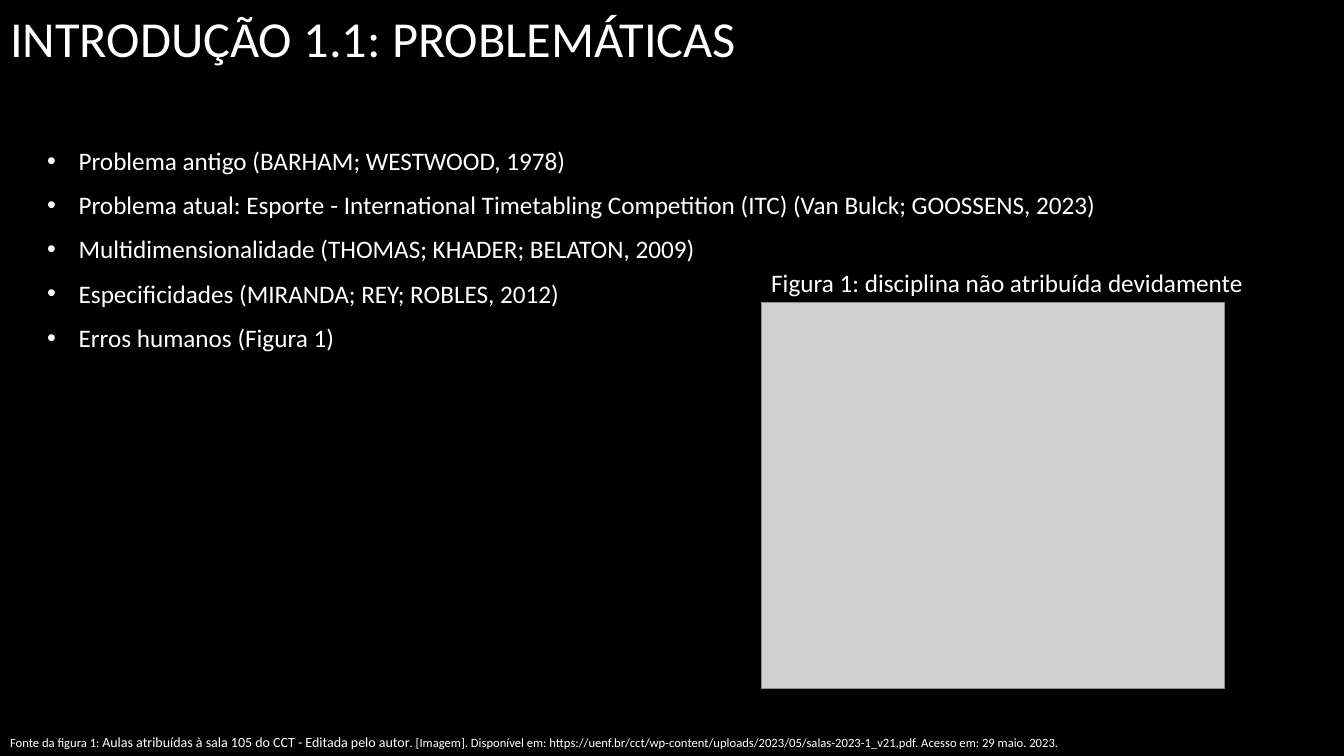
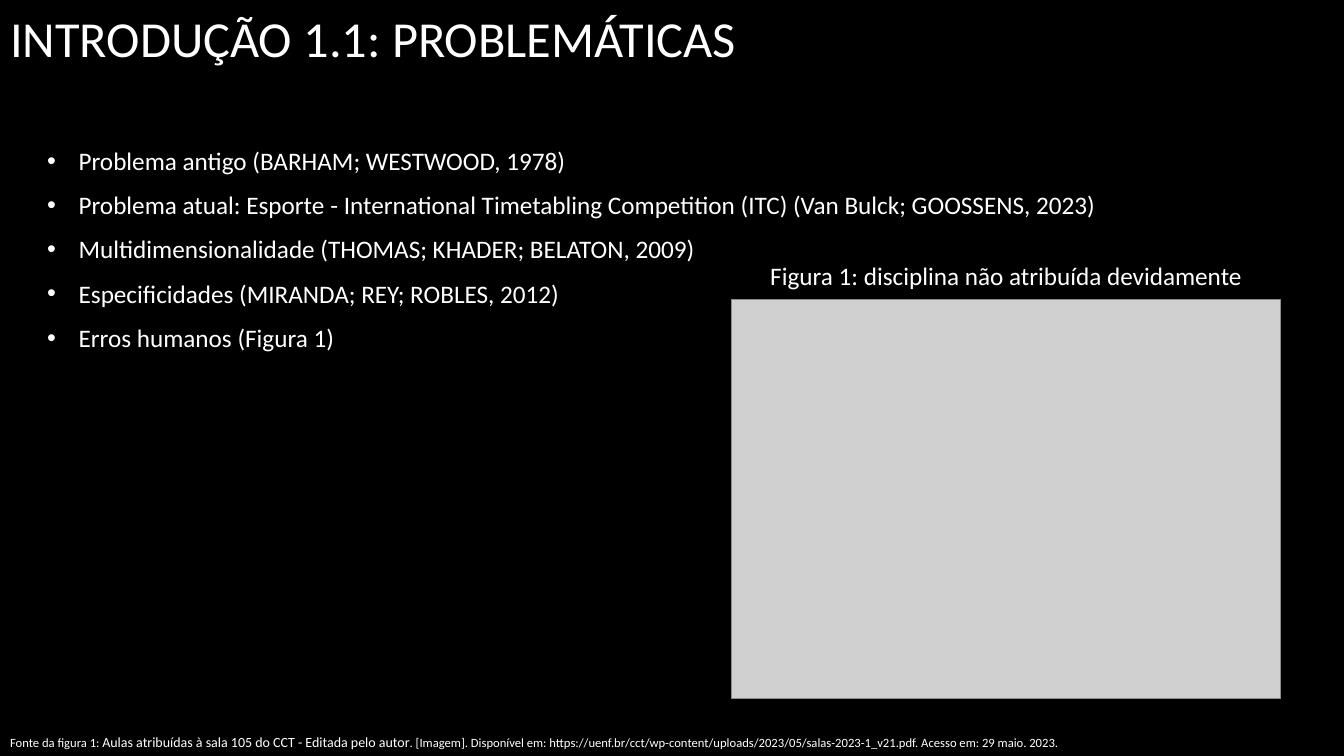
Before and after one commit to UENF-Organizacao-de-Disciplinas/INF01131-Monografia, a slide deck: slide 4 of Files/Apresentações/Apresentação Final.pptx (slide 5 before the commit). Drawn at 1344x756 pixels with LibreOffice and Linux fonts; fonts in the diff are those of the drawing; grey boxes stand for pictures; background and template pictures are left out. Boxes give left, top, right and bottom in pixels: in the first picture for what was removed or moved away, otherwise in the second. Text is boxed around its words. In the diff, an @@ line names an element or a change of style, - is before the commit and + after.

```diff
--- a/Files/Apresentações/Apresentação Final.pptx
+++ b/Files/Apresentações/Apresentação Final.pptx
@@ text "Figura 1: disciplina não atribuída ...": place and size @@
-text "Figura 1: disciplina não atribuída ..." at box(771, 274, 1242, 297)
+text "Figura 1: disciplina não atribuída ..." at box(770, 267, 1241, 290)
@@ text "Figura 1: disciplina não atribuída ..." at box(770, 267, 1241, 290): alignment left to centre @@
@@ picture: place and size @@
-picture at box(761, 302, 1225, 689)
+picture at box(732, 299, 1281, 699)
```
Also in this commit, not shown: 8 other slides changed, 6 slides added, 4 slides removed.
